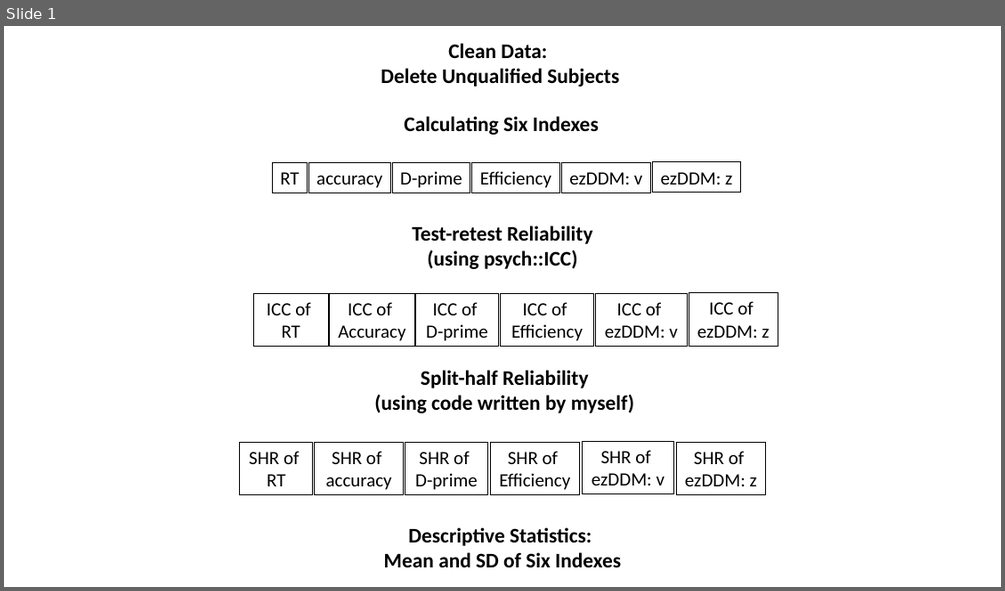
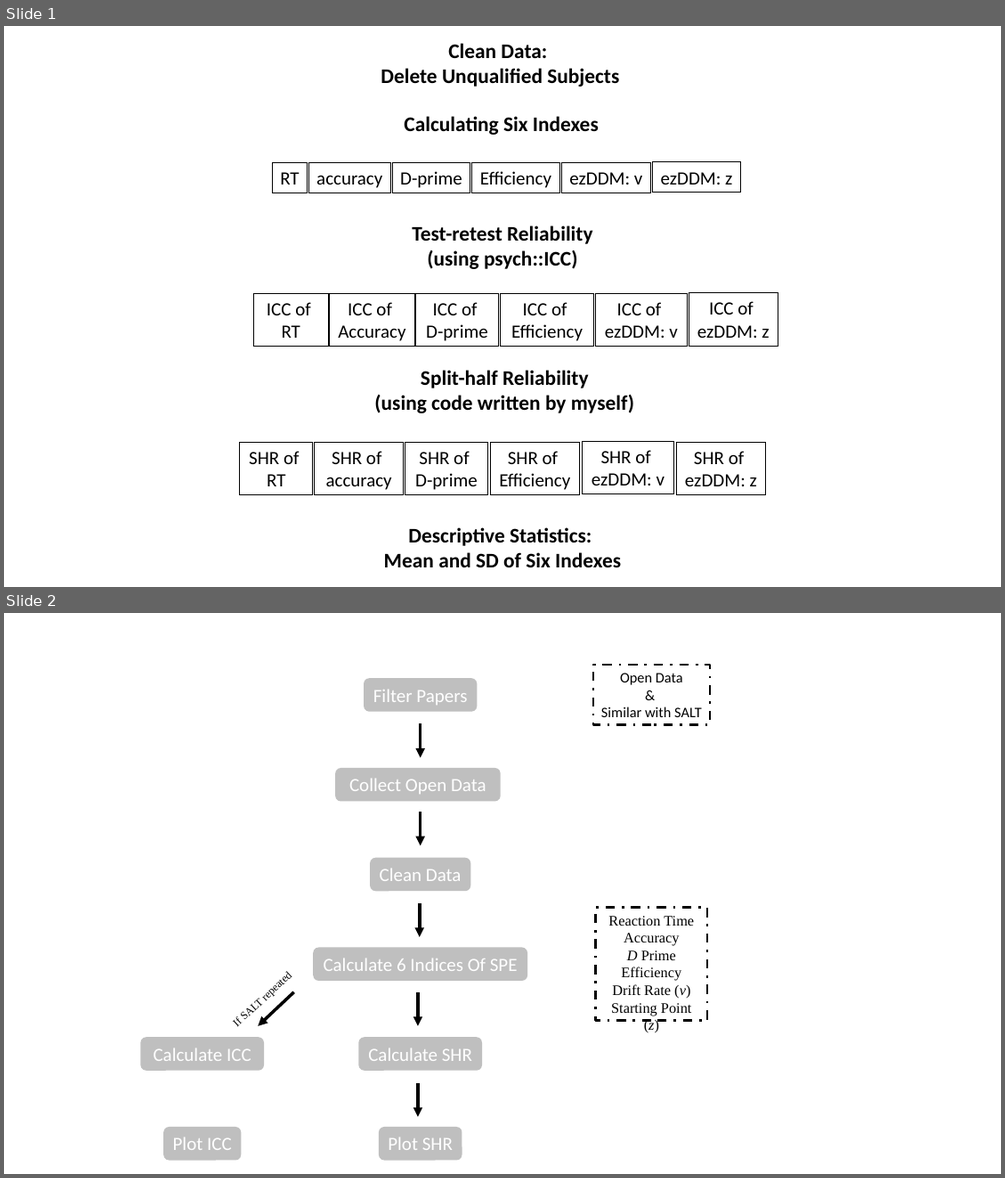
Before and after one commit to Chuan-Peng-Lab/ReliabilitySPE, a slide deck: 1_Protocol/1_2_Planned_Analysis/1_2_2_OUTPUT/Flow_Chart.pptx. Shown one above the other, each under a label of ours: slide 1 before the commit, slides 1 and 2 after it. The pictures are 1005x591 and 1005x1178 pixels, drawn with LibreOffice and Linux fonts; fonts in the diff are those of the drawing. Boxes give left, top, right and bottom in pixels: in the first picture for what was removed or moved away, otherwise in the second. Text is boxed around its words. In the diff, an @@ line names an element or a change of style, - is before the commit and + after.

```diff
--- a/1_Protocol/1_2_Planned_Analysis/1_2_2_OUTPUT/Flow_Chart.pptx
+++ b/1_Protocol/1_2_Planned_Analysis/1_2_2_OUTPUT/Flow_Chart.pptx
@@ slide 2 added at <box>4,613,1001,1174</box>, background #FFFFFF @@
@@ rectangle added at <box>593,665,710,725</box>, outline #000000 2.25 pt dashed, 14 pt, text #000000 @@
+Open Data
+&
+Similar with SALT
@@ rounded rectangle added at <box>364,678,477,712</box>, fill #BFBFBF, 18 pt, text #FFFFFF @@
+Filter Papers
@@ arrow added from (421, 723) to (421, 757), #000000 3 pt @@
@@ rounded rectangle added at <box>335,768,501,802</box>, fill #BFBFBF, 18 pt, text #FFFFFF @@
+Collect Open Data
@@ arrow added from (421, 811) to (421, 845), #000000 3 pt @@
@@ rounded rectangle added at <box>370,858,470,892</box>, fill #BFBFBF, 18 pt, text #FFFFFF @@
+Clean Data
@@ arrow added from (420, 903) to (420, 937), #000000 3 pt @@
@@ rectangle added at <box>596,908,708,1021</box>, outline #000000 2.25 pt dashed, 14 pt, text #000000 @@
+Reaction Time
+Accuracy
+D Prime
+Efficiency
+Drift Rate (v)
+Starting Point (z)
@@ rounded rectangle added at <box>313,948,527,981</box>, fill #BFBFBF, 18 pt, text #FFFFFF @@
+Calculate 6 Indices Of SPE
@@ arrow added from (294, 992) to (259, 1026), #000000 3 pt @@
@@ arrow added from (418, 992) to (418, 1026), #000000 3 pt @@
@@ rounded rectangle added at <box>141,1037,264,1070</box>, fill #BFBFBF, 18 pt, text #FFFFFF @@
+Calculate ICC
@@ text added at <box>237,1016,243,1027</box>, 10.5 pt, text #000000 @@
+If SALT repeated
@@ rounded rectangle added at <box>358,1037,482,1070</box>, fill #BFBFBF, 18 pt, text #FFFFFF @@
+Calculate SHR
@@ arrow added from (418, 1083) to (418, 1117), #000000 3 pt @@
@@ rounded rectangle added at <box>163,1127,241,1160</box>, fill #BFBFBF, 18 pt, text #FFFFFF @@
+Plot ICC
@@ rounded rectangle added at <box>379,1127,461,1160</box>, fill #BFBFBF, 18 pt, text #FFFFFF @@
+Plot SHR
```
Also in this commit, not shown: 4 other files.
